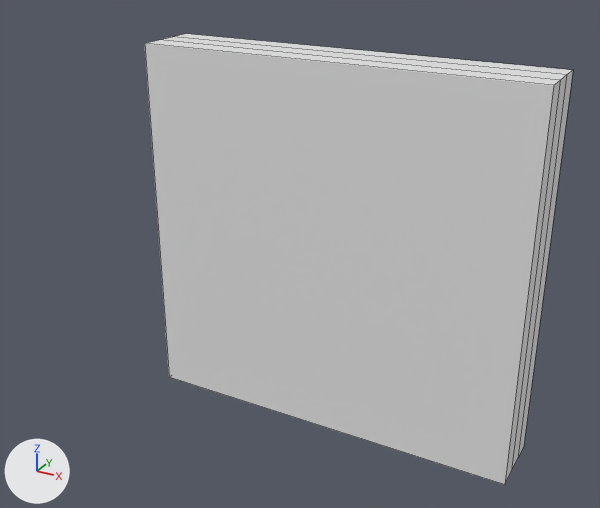
Two versions of the Blender file Assets_Modulares.blend, one commit apart.
Camera for both pictures: a 50 mm camera at (41.1, -33.6, 26.0) aimed at (22.9, -0.4, 9.3). Every picture has the same lights, and +X, +Y and +Z are marked at lower left. Mesh edges are drawn as thin lines.

The older version as bpy lines, for what is in view:
```python
me_cube = bpy.data.meshes.new('Cube')
me_cube.from_pydata(...)  # 16 vertices, 14 faces; spans x -1.0..1.0, y -1.0..1.0, z -1.0..1.0
me_cube.materials.append(mat_material)  # white #e7e7e7
ob_cube = bpy.data.objects.new('Cube', me_cube)
ob_cube.location = (24.79, 0.0, 9.88)
ob_cube.scale = (9.67, 1.67, 9.31)
```
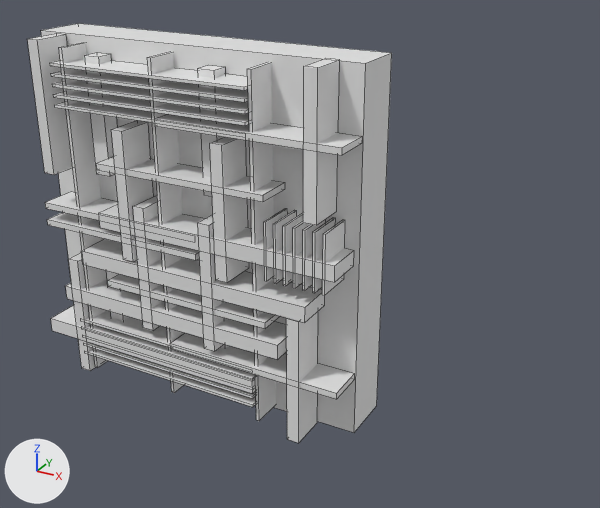
The change, as a list of edits to the scene's bpy script:
```text
Change me_cube:
    used by ob_cube; location = (24.79, 0.0, 9.88); scale = (9.67, 1.67, 9.31)
    remove me_cube.from_pydata(...)  # 16 vertices, 14 faces; spans x -1.0..1.0, y -1.0..1.0, z -1.0..1.0
    remove me_cube.materials.append(mat_material)  # white #e7e7e7
    add me_cube.from_pydata(...)  # 8 vertices, 6 faces; spans x -1.0..1.0, y -1.0..1.0, z -1.0..1.0
    me_cube part 1
    8 vertices are removed from x -1.0..1.0, y -0.33..0.33, z -1.0..1.0
    12 faces are deleted
    4 new faces join them
Add me_cube_009:
    me_cube_009.from_pydata(...)  # a box spanning x -1.0..1.0, y -1.0..1.0, z -1.0..1.0
Add me_cube_003:
    me_cube_003.from_pydata(...)  # a box spanning x -1.0..1.0, y -1.0..1.0, z -1.59..1.0
Change ob_cube:
    ob_cube.location: (24.79, 0.0, 9.88) -> (17.4, -0.04, 9.94)
    ob_cube.scale: (9.67, 1.67, 9.31) -> (9.21, 1.4, 9.32)
Add ob_cube_008:
    ob_cube_008 = bpy.data.objects.new('Cube.008', me_cube_009)
    ob_cube_008.location = (22.72, -2.42, 10.58)
    ob_cube_008.scale = (0.0578, 1.0, 1.5)
    _m = ob_cube_008.modifiers.new('Array', 'ARRAY')
    _m.count = 7
    _m.relative_offset_displace = (4.4, 0.0, 0.0)
Add ob_cube_007:
    ob_cube_007 = bpy.data.objects.new('Cube.007', me_cube_009.copy())
    ob_cube_007.location = (25.05, -2.4, 15.84)
    ob_cube_007.scale = (-0.332, 1.0, 3.44)
    _m = ob_cube_007.modifiers.new('Array', 'ARRAY')
    _m.count = 4
    _m.relative_offset_displace = (7.3, 0.0, -0.57)
Add ob_cube_006:
    ob_cube_006 = bpy.data.objects.new('Cube.006', me_cube_009.copy())
    ob_cube_006.location = (9.65, -2.49, 15.76)
    ob_cube_006.scale = (0.332, 1.0, 3.44)
    _m = ob_cube_006.modifiers.new('Array', 'ARRAY')
    _m.count = 4
    _m.relative_offset_displace = (7.3, 0.0, -0.57)
Add ob_cube_005:
    ob_cube_005 = bpy.data.objects.new('Cube.005', me_cube_009.copy())
    ob_cube_005.location = (21.66, -2.41, 3.94)
    ob_cube_005.scale = (4.88, 1.0, 0.166)
    _m = ob_cube_005.modifiers.new('Array', 'ARRAY')
    _m.count = 3
    _m.relative_offset_displace = (-0.4, 0.0, 8.3)
    _m = ob_cube_005.modifiers.new('Mirror', 'MIRROR')
    _m.use_axis = (False, False, True)
    _m.mirror_object = ob_cube
Add ob_cube_004:
    ob_cube_004 = bpy.data.objects.new('Cube.004', me_cube_009.copy())
    ob_cube_004.location = (12.37, -1.99, 4.45)
    ob_cube_004.scale = (0.451, 0.451, 3.05)
    _m = ob_cube_004.modifiers.new('Array', 'ARRAY')
    _m.relative_offset_displace = (7.5, 0.0, 0.0)
    _m = ob_cube_004.modifiers.new('Mirror', 'MIRROR')
    _m.use_axis = (False, False, True)
    _m.mirror_object = ob_cube
Add ob_cube_003:
    ob_cube_003 = bpy.data.objects.new('Cube.003', me_cube_009.copy())
    ob_cube_003.location = (15.07, -2.46, 3.03)
    ob_cube_003.scale = (6.79, 1.0, 0.403)
    _m = ob_cube_003.modifiers.new('Array', 'ARRAY')
    _m.count = 4
    _m.relative_offset_displace = (0.11, 0.0, 3.0)
Add ob_cube_002:
    ob_cube_002 = bpy.data.objects.new('Cube.002', me_cube_003)
    ob_cube_002.location = (11.07, -2.12, 11.89)
    ob_cube_002.scale = (0.0954, 1.0, 6.98)
    _m = ob_cube_002.modifiers.new('Array', 'ARRAY')
    _m.count = 3
    _m.relative_offset_displace = (28.4, 0.0, 0.0)
Add ob_cube_001:
    ob_cube_001 = bpy.data.objects.new('Cube.001', me_cube_009.copy())
    ob_cube_001.location = (16.16, -2.38, 18.06)
    ob_cube_001.scale = (5.64, 1.0, 0.0721)
    _m = ob_cube_001.modifiers.new('Array', 'ARRAY')
    _m.count = 5
    _m.relative_offset_displace = (0.0, 0.0, -3.6)
    _m = ob_cube_001.modifiers.new('Mirror', 'MIRROR')
    _m.use_axis = (False, False, True)
    _m.mirror_object = ob_cube
```

Boxes [x1, y1, x2, y2] around the edits, measured in the pictures (600 x 508 px):
'Cube', reshaped, moved, rescaled (18% narrower, 9% shorter): before [145, 34, 573, 485]; after [41, 23, 392, 433]
'Cube.003', added: after [51, 204, 354, 393]
'Cube.005', added: after [45, 114, 362, 399]
'Cube.001', added: after [50, 59, 256, 407]
'Cube.006', added: after [27, 33, 318, 443]
'Cube.002', added: after [59, 43, 276, 421]
'Cube.007', added: after [68, 59, 340, 371]
'Cube.008', added: after [264, 208, 345, 295]
'Cube.004', added: after [84, 52, 229, 348]
part 1 of me_cube, cut back: before [145, 34, 573, 483]; after [42, 23, 392, 432]
